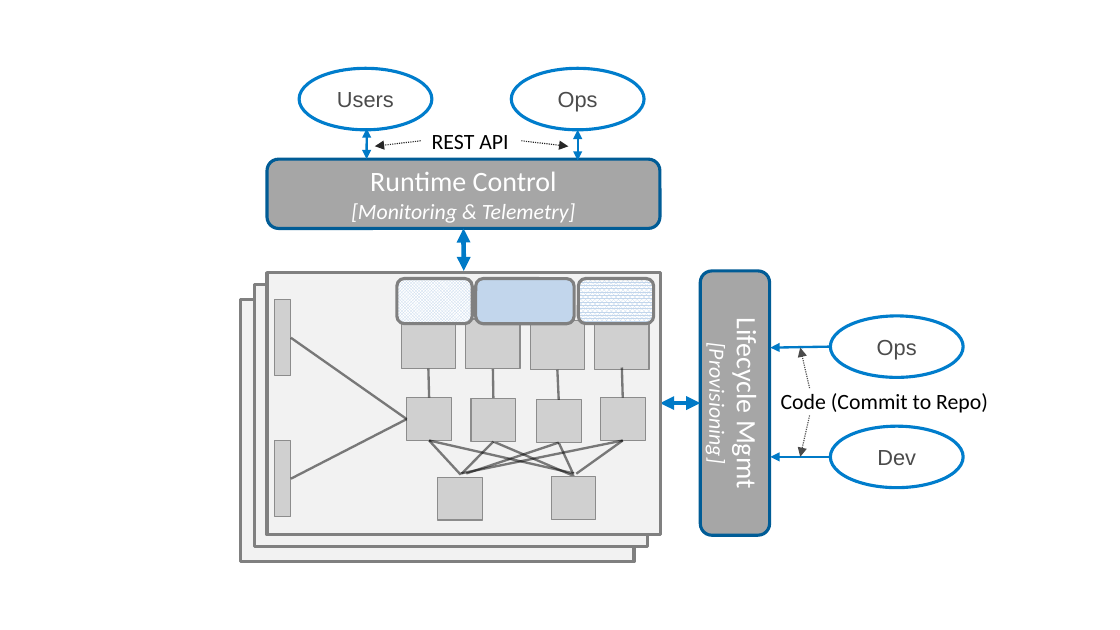
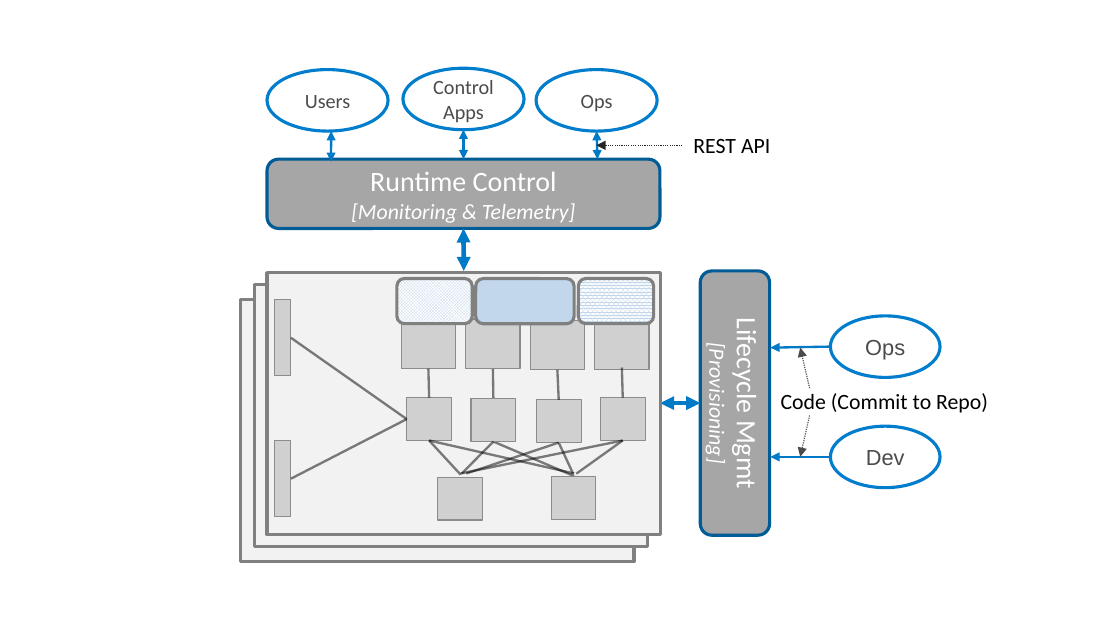
Before and after one commit to SystemsApproach/private5g, a slide deck: slide 11 of figures/ops/figures.pptx. Drawn at 1120x630 pixels with LibreOffice and Linux fonts; fonts in the diff are those of the drawing; grey boxes stand for pictures. Boxes give left, top, right and bottom in pixels: in the first picture for what was removed or moved away, otherwise in the second. Text is boxed around its words. In the diff, an @@ line names an element or a change of style, - is before the commit and + after.

```diff
--- a/figures/ops/figures.pptx
+++ b/figures/ops/figures.pptx
@@ ellipse "Users" at <box>267,69,388,131</box>: size 14 to 13 pt, font Arial to Calibri @@
@@ ellipse "Users": place and size @@
-ellipse "Users" at <box>299,68,432,130</box>
+ellipse "Users" at <box>267,69,388,131</box>
@@ ellipse added at <box>403,68,524,130</box>, fill #FFFFFF, outline #007DCC 2 pt, 13 pt, text #4B4B4B @@
+Control
+Apps
@@ ellipse "Ops": place and size @@
-ellipse "Ops" at <box>512,68,645,130</box>
+ellipse "Ops" at <box>536,69,657,131</box>
@@ ellipse "Ops" at <box>536,69,657,131</box>: size 14 to 13 pt, font Arial to Calibri @@
@@ double arrow moved from (366, 129) - (366, 159) to (332, 131) - (332, 162) @@
@@ double arrow added from (464, 130) to (464, 159), #007AC8 1.5 pt @@
@@ arrow removed from (521, 141) to (568, 147) @@
@@ arrow moved from (421, 141) - (375, 147) to (682, 146) - (596, 146) @@
@@ double arrow moved from (578, 130) - (578, 160) to (597, 131) - (597, 159) @@
@@ text "REST API": place and size @@
-text "REST API" at <box>432,135,508,149</box>
+text "REST API" at <box>693,139,770,153</box>
@@ ellipse "Ops": place and size @@
-ellipse "Ops" at <box>830,316,963,377</box>
+ellipse "Ops" at <box>830,316,940,377</box>
@@ ellipse "Dev": place and size @@
-ellipse "Dev" at <box>830,426,963,487</box>
+ellipse "Dev" at <box>830,426,940,487</box>
```
Also in this commit, not shown: 1 other slide changed, 5 other files.
